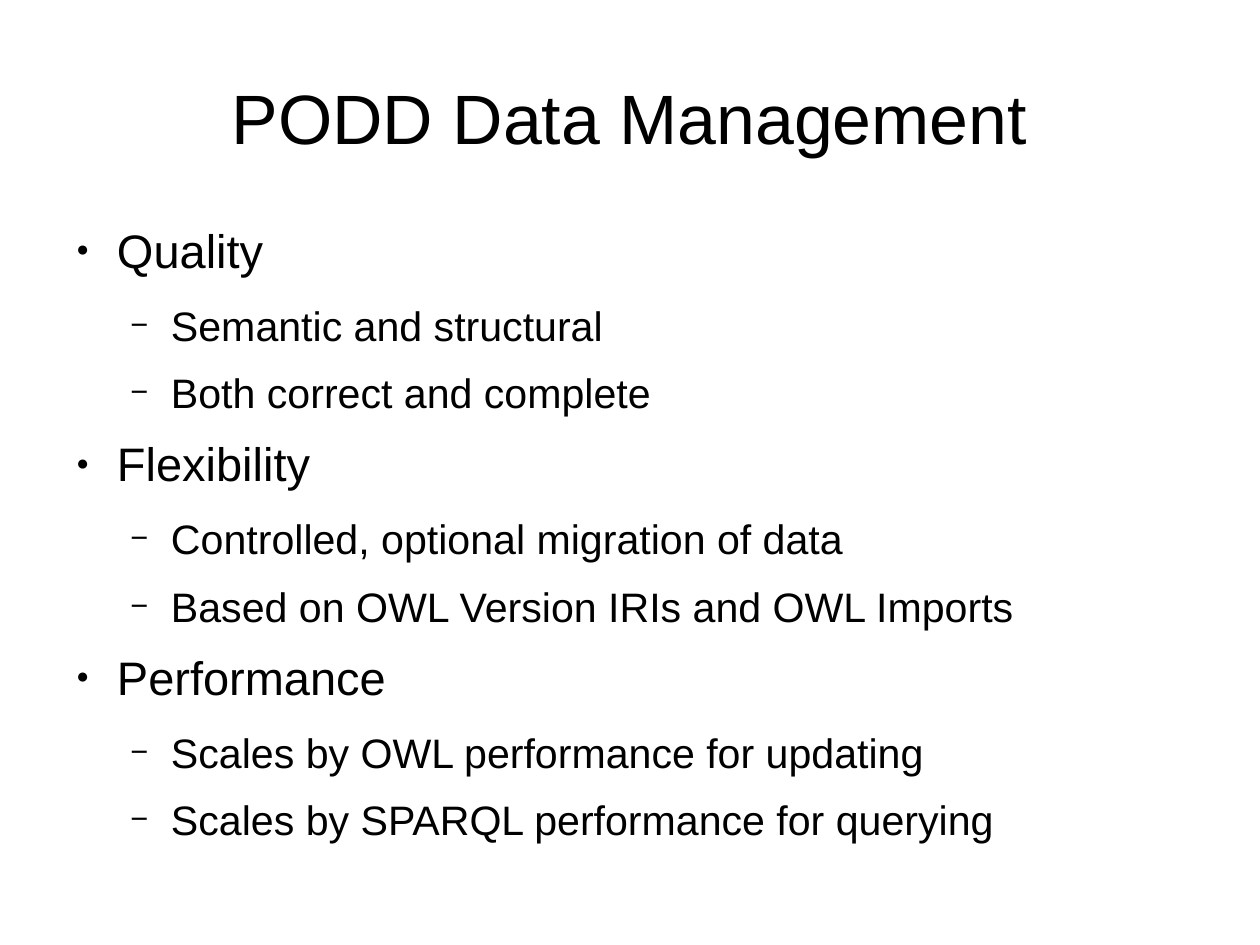
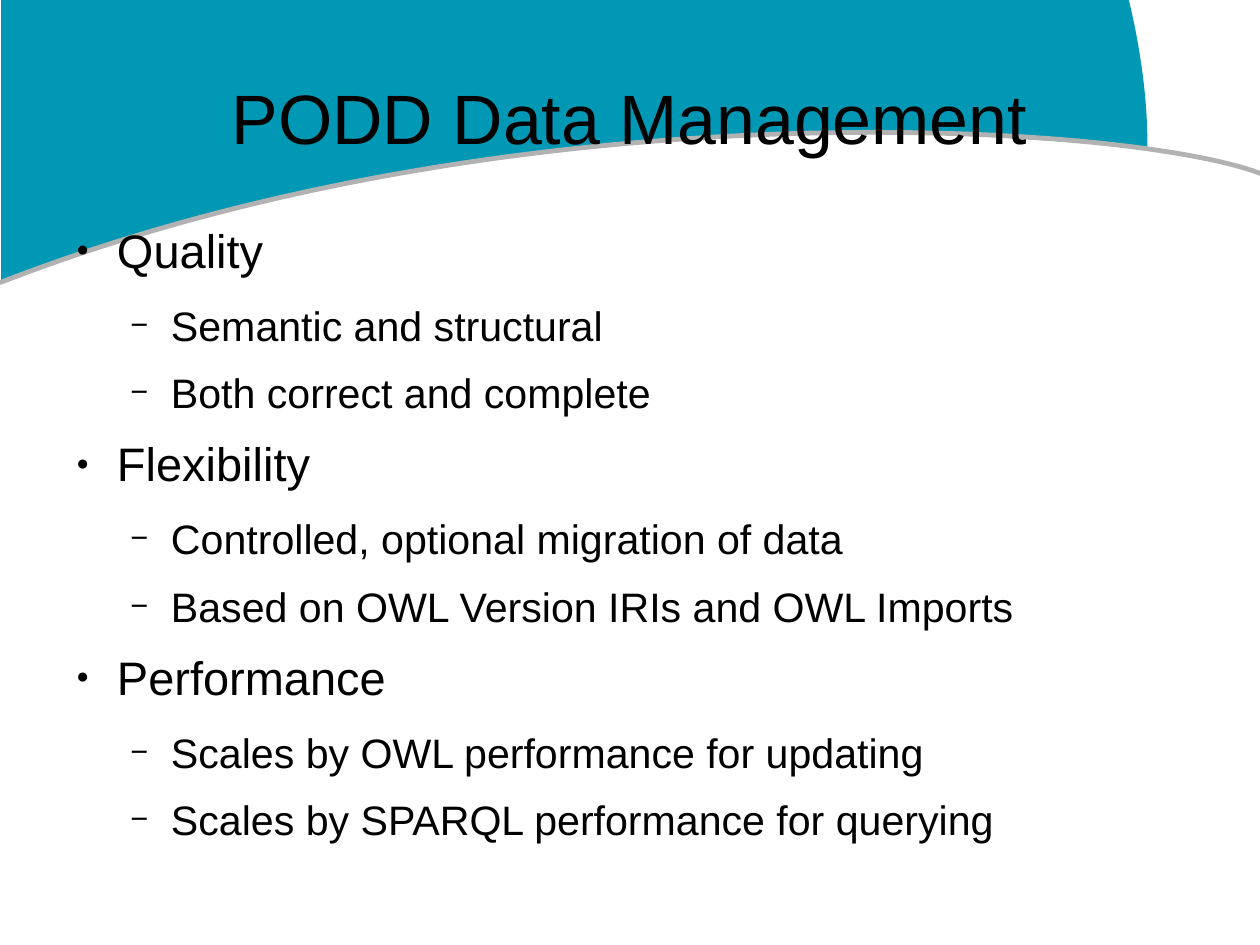
Before and after one commit to podd/podd-publications, a slide deck: slide 4 of montpellier2014/PODD-Montpellier2014.odp. Drawn at 1260x945 pixels with LibreOffice and Linux fonts; fonts in the diff are those of the drawing; background and template pictures are left out. Boxes give left, top, right and bottom in pixels: in the first picture for what was removed or moved away, otherwise in the second. Text is boxed around its words. In the diff, an @@ line names an element or a change of style, - is before the commit and + after.

```diff
--- a/montpellier2014/PODD-Montpellier2014.odp
+++ b/montpellier2014/PODD-Montpellier2014.odp
@@ freeform shape added at <box>1,0,1149,284</box>, fill #0098B4 @@
@@ freeform shape added at <box>0,78,1260,284</box>, outline #B2B2B2 3 pt @@
```
Also in this commit, not shown: 6 other slides changed, 2 other files.
